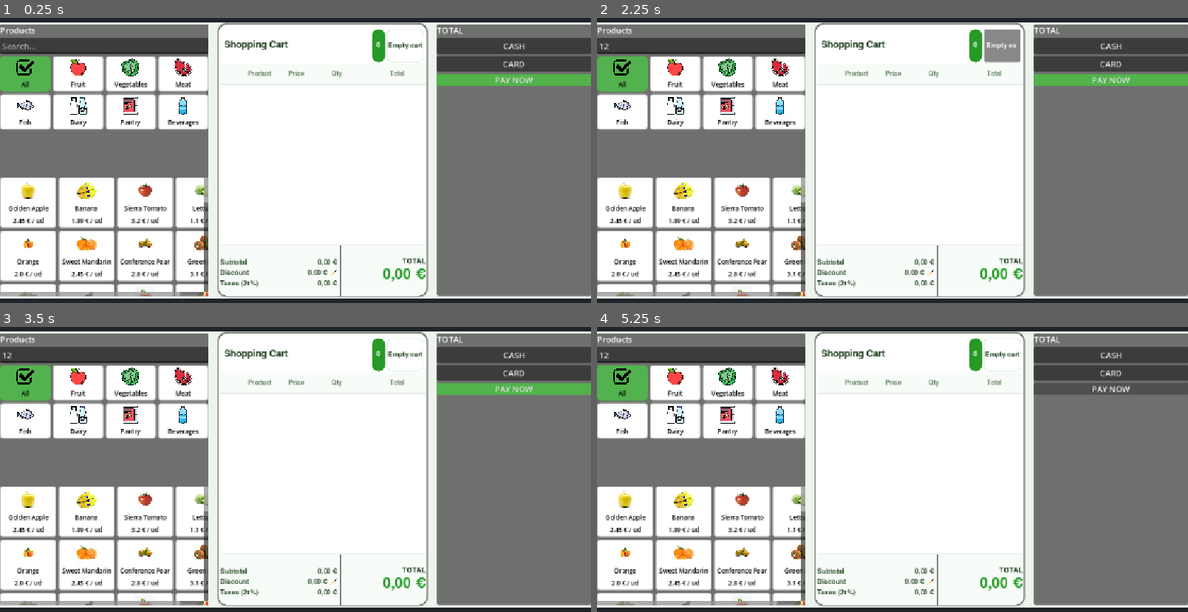
Above: before the commit, frames 1-4 (two rows, left to right).
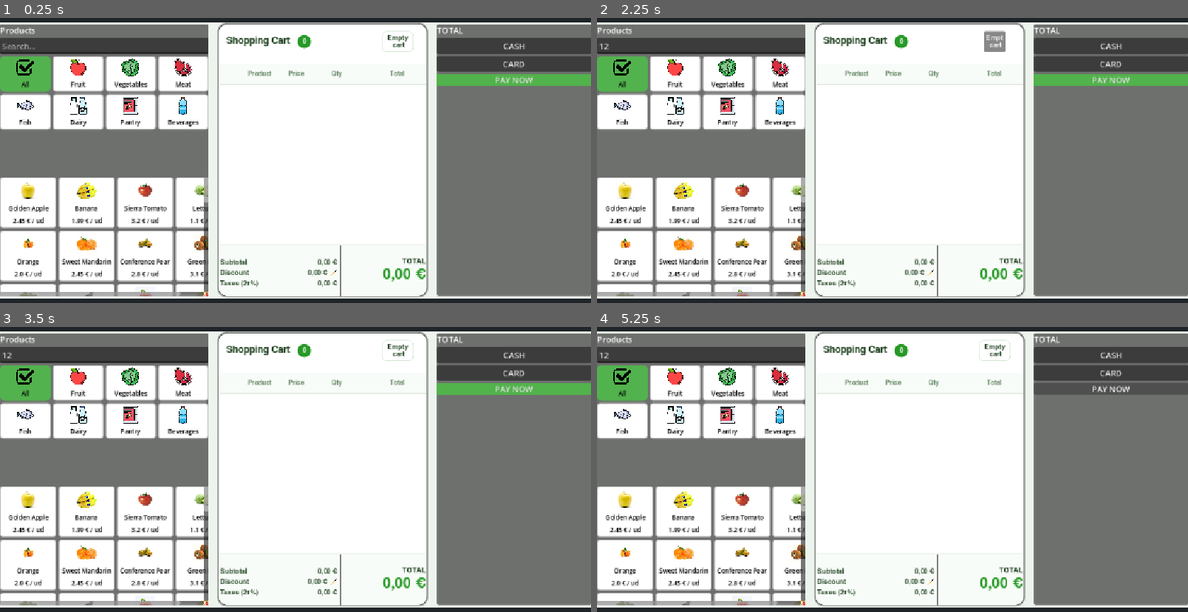
Above: after the commit, the same moments.

Repository: fersaezl/Algodonales-Fresh-POS
Game: Godot game, scene res://Scenes/MainPos.tscn
Two runs of this game, one before a commit and one after it. Both use one fixed random seed, a clock stepped at 60 frames per second and the inputs below. The project has no main scene, so this scene is started directly.
Inputs (mouse positions are in pixels of both pictures, inside the frame that each line leads up to):
- Up to frame 1 (0.25 s): no input
- Up to frame 2 (2.25 s): click (703, 46) at 0.52 s; type "12" at 0.6 s; click (620, 75) at 1.27 s; click "Empty cart" at 2 s
- Up to frame 3 (3.5 s): click (330, 583) at 2.75 s
- Up to frame 4 (5.25 s): click "CASH" at 3.5 s; click "CARD" at 4.25 s; click "PAY NOW" at 5 s

The runs differ from the first frame. In frame 1, 0.8% of the frame differs, in the area x 38-72%, y 3-16%; in frame 2, 1.2%; in frame 3, 0.8%; in frame 4, 0.8%.

Commit message:
Refactor Cart scene layout by replacing HeaderRow with MarginContainer and adjusting offsets for improved spacing

Diff:
--- a/Scenes/Cart.tscn
+++ b/Scenes/Cart.tscn
@@ -36,6 +36,8 @@
 corner_radius_top_right = 8
 corner_radius_bottom_right = 8
 corner_radius_bottom_left = 8
+expand_margin_left = 10.0
+expand_margin_right = 10.0
 
 [sub_resource type="StyleBoxFlat" id="StyleBoxFlat_j80qm"]
 bg_color = Color(0.972549, 0.9882353, 0.972549, 1)
@@ -89,19 +91,18 @@
 layout_mode = 2
 theme_override_styles/panel = SubResource("StyleBoxFlat_575ec")
 
-[node name="HeaderRow" type="HBoxContainer" parent="CenterContainer/MainCard/VBoxContainer/HeaderPanel" unique_id=743607880]
-layout_mode = 1
-anchors_preset = 15
-anchor_right = 1.0
-anchor_bottom = 1.0
-offset_left = 8.0
-offset_top = -4.0
-offset_right = -5.0
-offset_bottom = -4.0
-grow_horizontal = 2
-grow_vertical = 2
-
-[node name="CartTitle" type="Label" parent="CenterContainer/MainCard/VBoxContainer/HeaderPanel/HeaderRow" unique_id=981541329]
+[node name="MarginContainer" type="MarginContainer" parent="CenterContainer/MainCard/VBoxContainer/HeaderPanel" unique_id=1650116244]
+layout_mode = 0
+offset_right = 40.0
+offset_bottom = 40.0
+theme_override_constants/margin_left = 12
+theme_override_constants/margin_right = 12
+
+[node name="HeaderRow" type="HBoxContainer" parent="CenterContainer/MainCard/VBoxContainer/HeaderPanel/MarginContainer" unique_id=743607880]
+layout_mode = 2
+theme_override_constants/separation = 14
+
+[node name="CartTitle" type="Label" parent="CenterContainer/MainCard/VBoxContainer/HeaderPanel/MarginContainer/HeaderRow" unique_id=981541329]
 layout_mode = 2
 size_flags_horizontal = 3
 theme_override_colors/font_color = Color(0.101960786, 0.23921569, 0.101960786, 1)
@@ -109,16 +110,22 @@
 theme_override_font_sizes/font_size = 18
 text = "Shopping Cart"
 
-[node name="CountBadge" type="Panel" parent="CenterContainer/MainCard/VBoxContainer/HeaderPanel/HeaderRow" unique_id=853710464]
+[node name="CountBadge" type="Panel" parent="CenterContainer/MainCard/VBoxContainer/HeaderPanel/MarginContainer/HeaderRow" unique_id=853710464]
 custom_minimum_size = Vector2(26, 26)
 layout_mode = 2
+size_flags_horizontal = 4
+size_flags_vertical = 4
 theme_override_styles/panel = SubResource("StyleBoxFlat_3otky")
 
-[node name="Label" type="Label" parent="CenterContainer/MainCard/VBoxContainer/HeaderPanel/HeaderRow/CountBadge" unique_id=2033980703]
-layout_mode = 1
-anchors_preset = 15
-anchor_right = 1.0
-anchor_bottom = 1.0
+[node name="Label" type="Label" parent="CenterContainer/MainCard/VBoxContainer/HeaderPanel/MarginContainer/HeaderRow/CountBadge" unique_id=2033980703]
+layout_mode = 1
+anchors_preset = 15
+anchor_right = 1.0
+anchor_bottom = 1.0
+offset_left = 1.0
+offset_top = 1.0
+offset_right = 1.0
+offset_bottom = 1.0
 grow_horizontal = 2
 grow_vertical = 2
 theme_override_fonts/font = ExtResource("1_puk5m")
@@ -127,14 +134,19 @@
 horizontal_alignment = 1
 vertical_alignment = 1
 
-[node name="ClearBtn" type="Button" parent="CenterContainer/MainCard/VBoxContainer/HeaderPanel/HeaderRow" unique_id=652446622]
-custom_minimum_size = Vector2(0, 36)
+[node name="Control" type="Control" parent="CenterContainer/MainCard/VBoxContainer/HeaderPanel/MarginContainer/HeaderRow" unique_id=507523621]
+custom_minimum_size = Vector2(120, 0)
+layout_mode = 2
+size_flags_horizontal = 3
+
+[node name="ClearBtn" type="Button" parent="CenterContainer/MainCard/VBoxContainer/HeaderPanel/MarginContainer/HeaderRow" unique_id=652446622]
 layout_mode = 2
 theme_override_colors/font_color = Color(0.1764706, 0.3019608, 0.1764706, 1)
 theme_override_fonts/font = ExtResource("1_puk5m")
 theme_override_font_sizes/font_size = 13
 theme_override_styles/normal = SubResource("StyleBoxFlat_i5iil")
-text = "Empty cart"
+text = "Empty
+ cart"
 
 [node name="ColHeaderPanel" type="Panel" parent="CenterContainer/MainCard/VBoxContainer" unique_id=207773439]
 custom_minimum_size = Vector2(0, 40)
